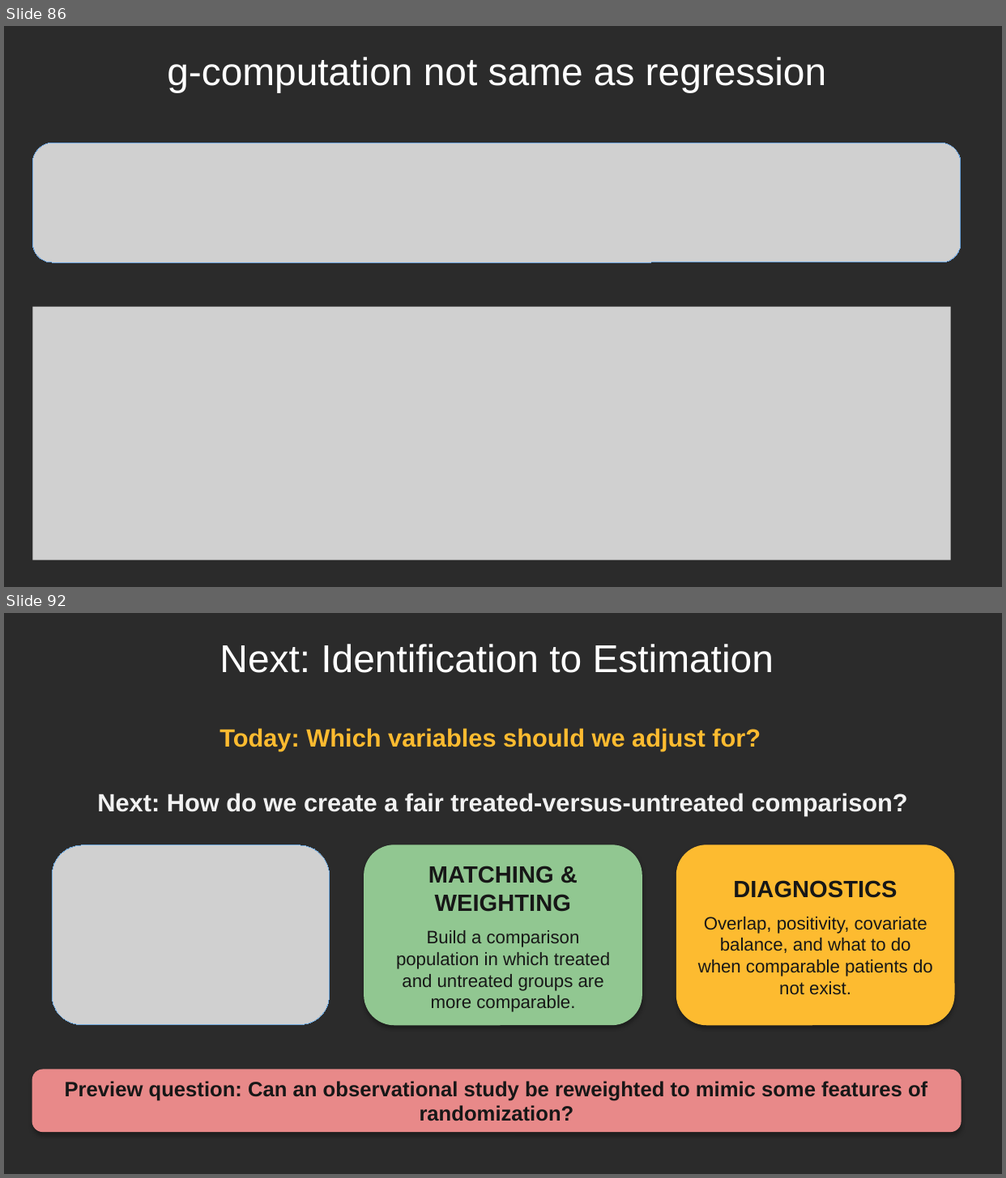
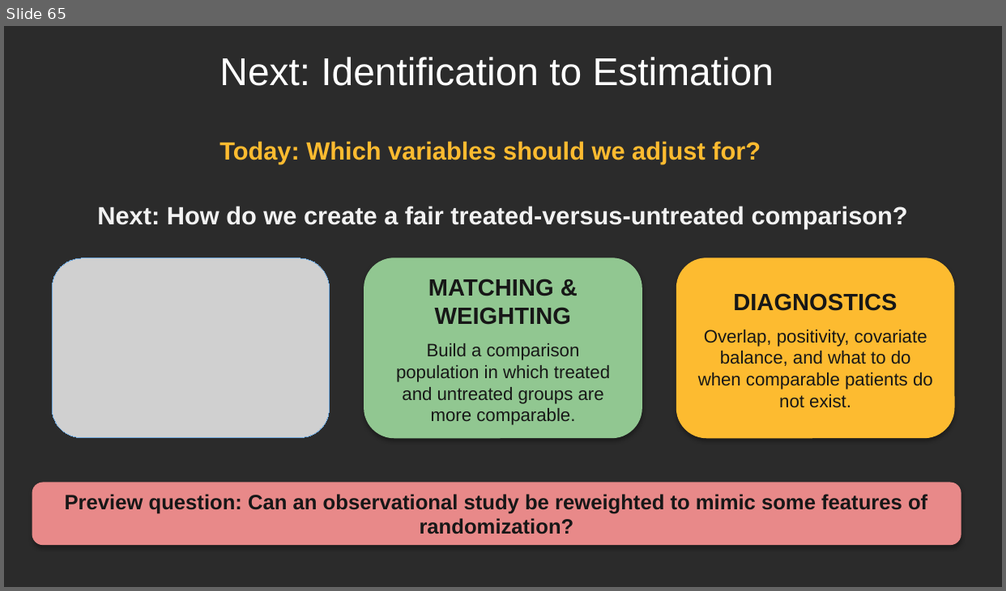
Before and after one commit to djghosh1123/STAT-7900-Causal-Analysis, a slide deck: Lectures/Lecture 3.pptx. Shown one above the other, each under a label of ours: slides 86 and 92 before the commit, slide 65 after it; the slides between them are not shown. The pictures are 1006x1178 and 1006x591 pixels, drawn with LibreOffice and Linux fonts; fonts in the diff are those of the drawing; grey boxes stand for pictures; background and template pictures are left out; a plain dark background stands for a picture behind light text. Boxes give left, top, right and bottom in pixels: in the first picture for what was removed or moved away, otherwise in the second. Text is boxed around its words. In the diff, an @@ line names an element or a change of style, - is before the commit and + after.

```diff
--- a/Lectures/Lecture 3.pptx
+++ b/Lectures/Lecture 3.pptx
@@ slide 86 removed at [4, 26, 1002, 587], background picture (left out) @@
@@ text removed at [167, 57, 827, 92] @@
-g-computation not same as regression
@@ picture removed at [33, 143, 961, 263] @@
@@ picture removed at [33, 306, 951, 560] @@
@@ what was slide 92 is now slide 65 @@
```
Also in this commit, not shown: 26 other slides removed, 3 other files.
